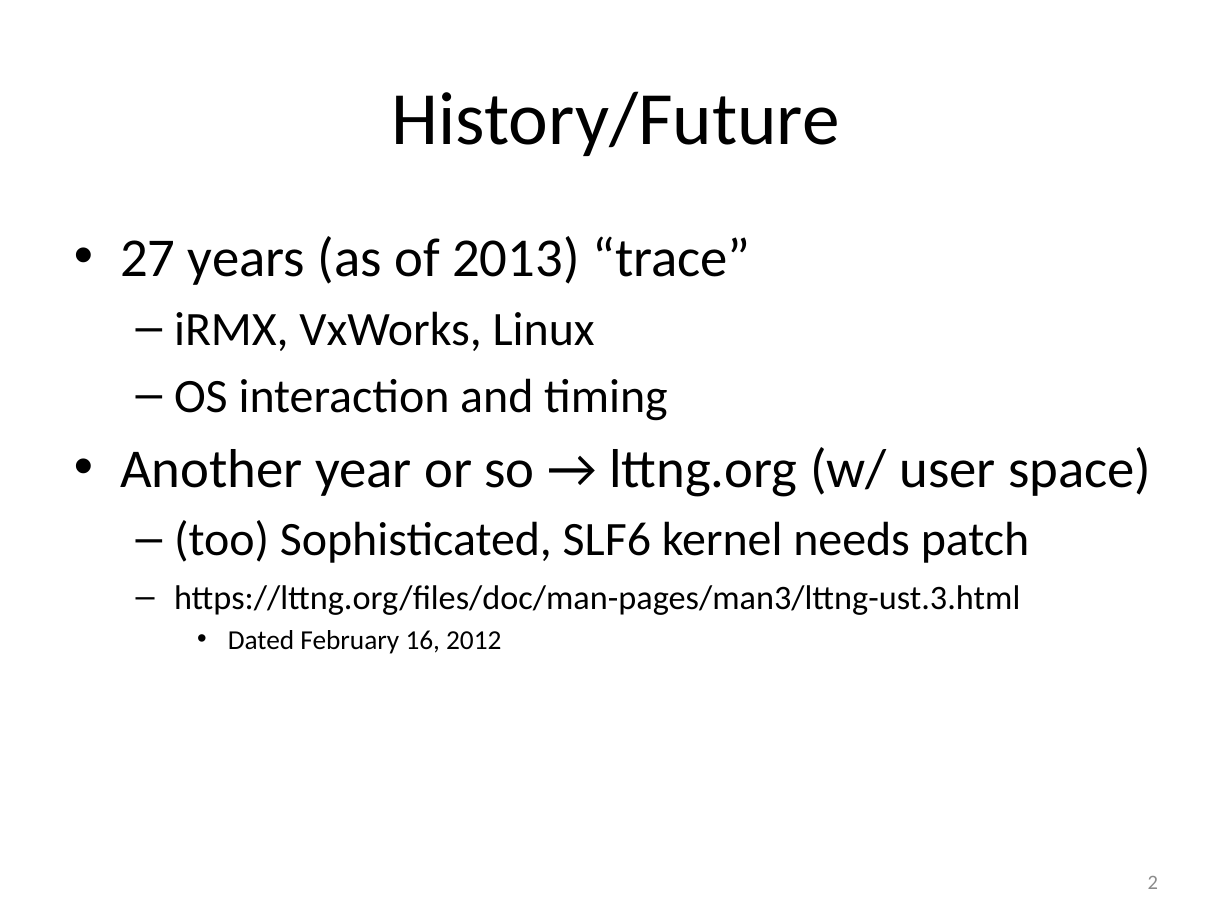
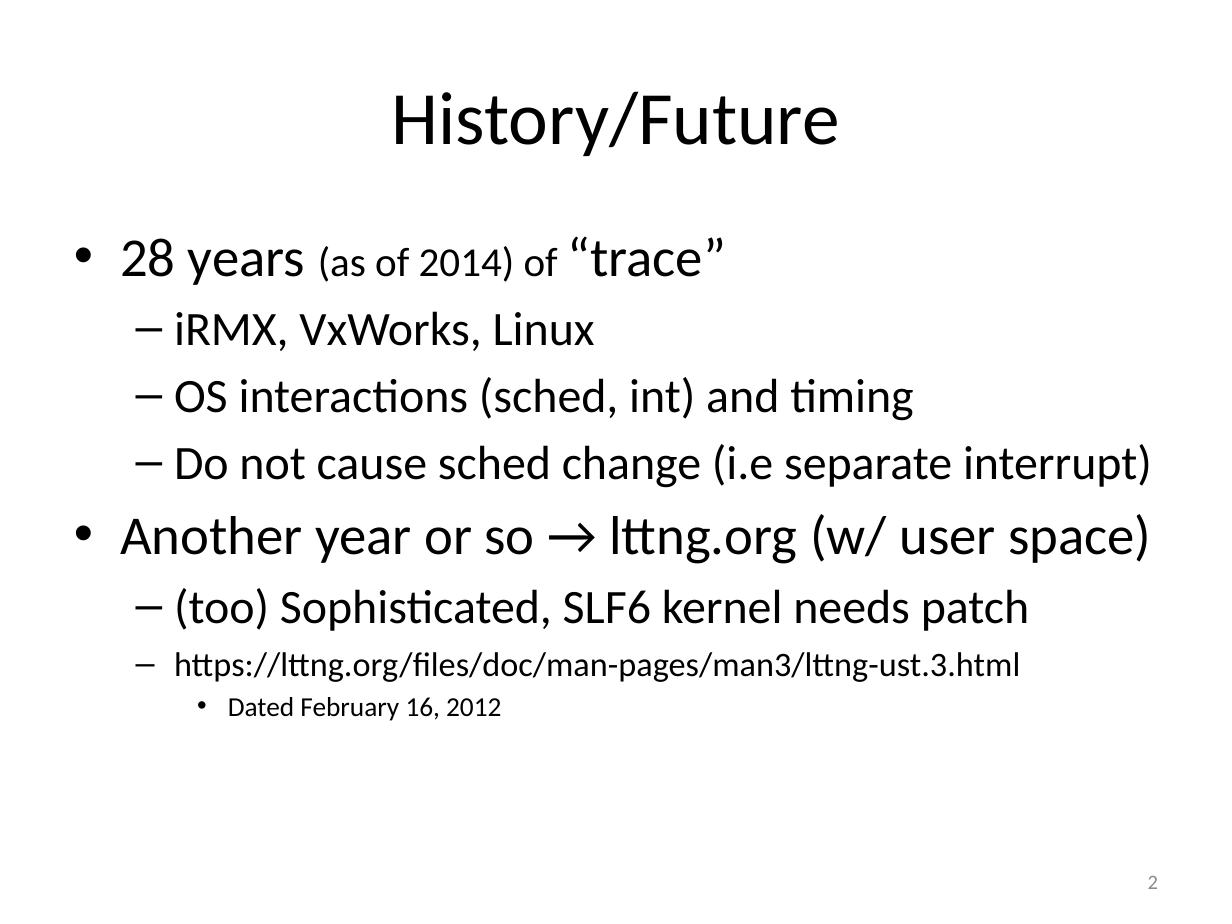
Before and after one commit to art-daq/trace, a slide deck: slide 2 of trace/doc/trace.pptx. Drawn at 1232x924 pixels with LibreOffice and Linux fonts; fonts in the diff are those of the drawing. Boxes give left, top, right and bottom in pixels: in the first picture for what was removed or moved away, otherwise in the second. Text is boxed around its words. In the diff, an @@ line names an element or a change of style, - is before the commit and + after.

Commit message:
update doc

```diff
--- a/trace/doc/trace.pptx
+++ b/trace/doc/trace.pptx
@@ text at bbox=[120, 236, 726, 285]: text changed @@
-• 27 years (as of 2013) “trace”
+• 28 years (as of 2014) of “trace”
@@ text at bbox=[174, 377, 1152, 488]: text changed @@
-  – OS interaction and timing
+  – OS interactions (sched, int) and timing
+  – Do not cause sched change (i.e separate interrupt)
```
Also in this commit, not shown: 1 other slide changed.
